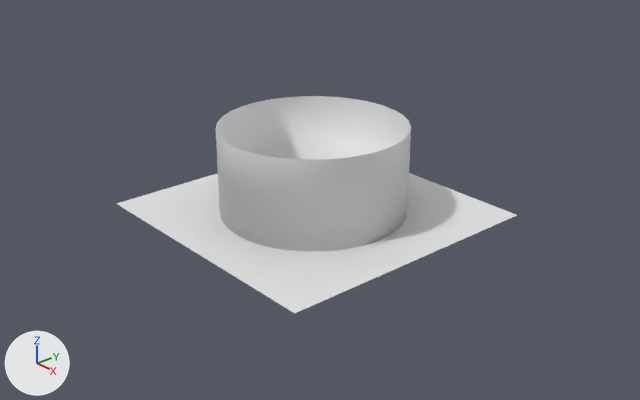
Two versions of the Blender file sky.blend, one commit apart.
Before and after are seen from a 50 mm camera at (17.05, -14.6, 9.9) aimed at (0.37, -0.09, 0.22). The axes (+X, +Y, +Z) are drawn at lower left. The lights are the same throughout.

The scene before the commit, as lines of its bpy script (objects in view):
```python
me_cylinder_001 = bpy.data.meshes.new('Cylinder.001')
me_cylinder_001.from_pydata(...)  # 64 vertices, 33 faces; spans x -1.0..1.0, y -1.0..1.0, z -2.0..2.0
me_cylinder_001.polygons.foreach_set('use_smooth', [True] * 33)
me_plane = bpy.data.meshes.new('Plane')
me_plane.from_pydata([(-3.0, -3.0, 0.0), (3.0, -3.0, 0.0), (-3.0, 3.0, 0.0), (3.0, 3.0, 0.0)], [], [(0, 1, 3, 2)])
ob_cylinder = bpy.data.objects.new('Cylinder', me_cylinder_001)
ob_cylinder.location = (0.0, 0.0, 1.0)
ob_cylinder.scale = (2.59, 2.59, 0.626)
ob_plane = bpy.data.objects.new('Plane', me_plane)
ob_plane.location = (0.01, 0.0, -0.21)
ob_plane.scale = (1.31, 1.31, 1.31)
```
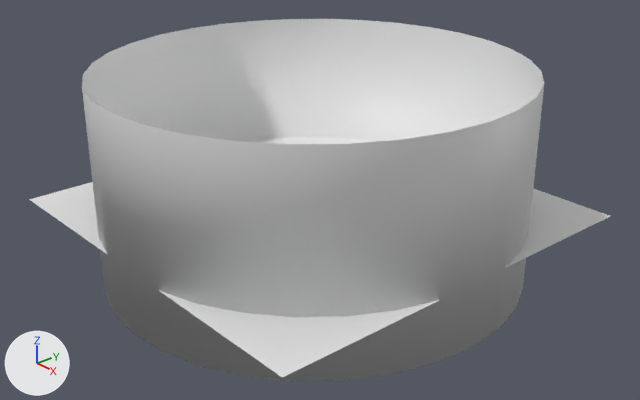
Changed parts and their boxes [x1, y1, x2, y2] in the pictures (640 x 400 px):
```json
{"object": "Cylinder", "change": "rescaled", "before": [216, 96, 411, 251], "after": [82, 19, 544, 381], "on screen": "136% wider, 133% taller"}
{"object": "Plane", "change": "moved, rescaled", "before": [116, 173, 517, 313], "after": [29, 137, 610, 378]}
```

Scene script edits in JSON lines:
```json
{"op": "set", "path": "ob_cylinder.scale", "old": "(2.59, 2.59, 0.626)", "new": "(5.83, 5.83, 1.41)"}
{"op": "set", "path": "ob_plane.location", "old": "(0.01, 0.0, -0.21)", "new": "(0.01, 0.0, -0.16)"}
{"op": "set", "path": "ob_plane.scale", "old": "(1.31, 1.31, 1.31)", "new": "(1.9, 1.9, 1.9)"}
```
